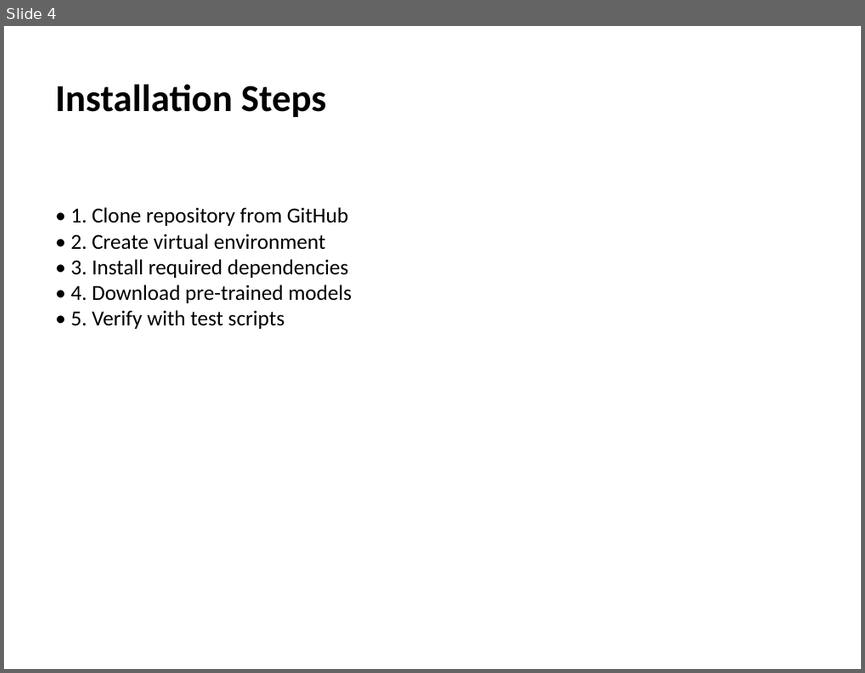
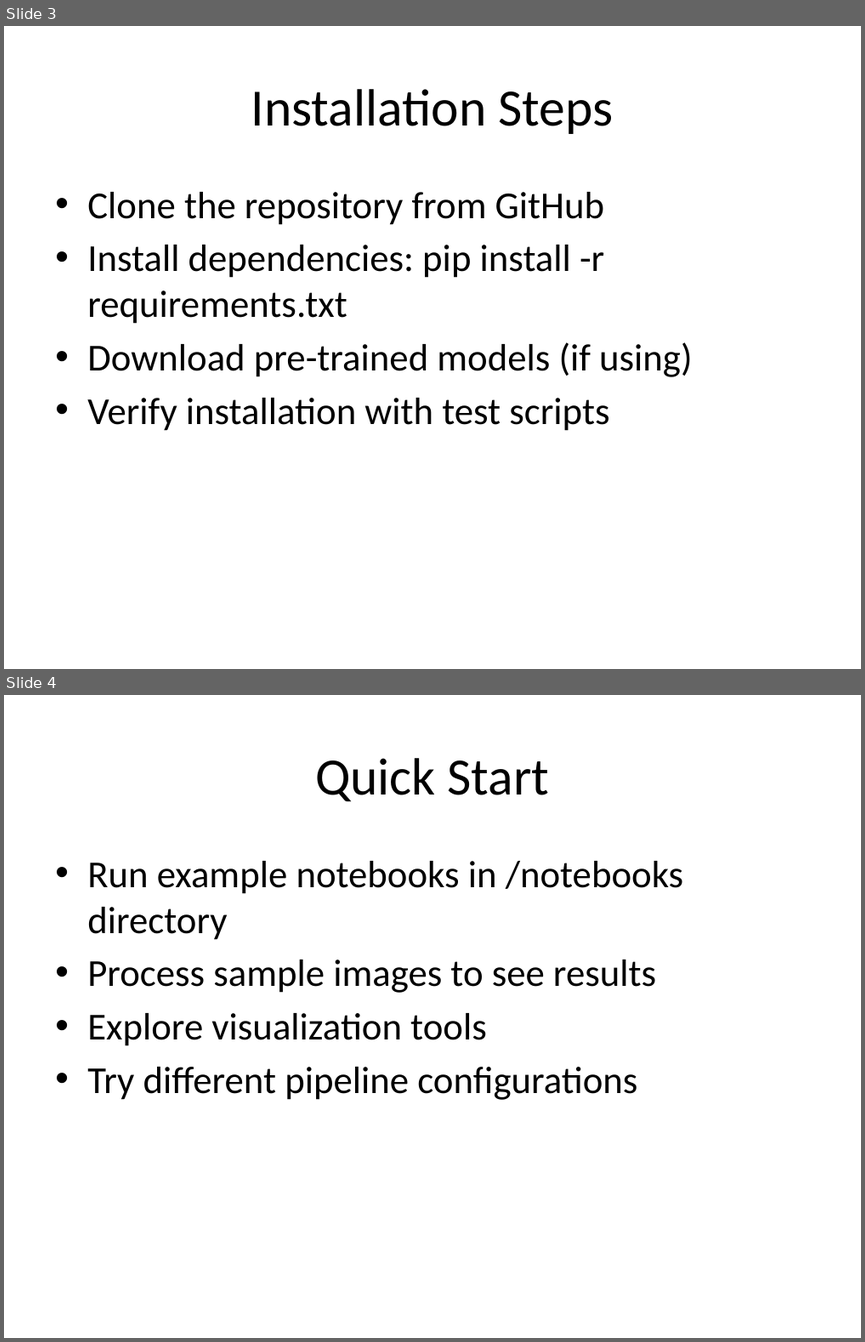
Before and after one commit to RichardScottOZ/powerpoint, a slide deck: examples/comic_analysis_getting_started.pptx. Shown one above the other, each under a label of ours: slide 4 before the commit, slides 3 and 4 after it. The pictures are 865x673 and 865x1342 pixels, drawn with LibreOffice and Linux fonts; fonts in the diff are those of the drawing. Boxes give left, top, right and bottom in pixels: in the first picture for what was removed or moved away, otherwise in the second. Text is boxed around its words. In the diff, an @@ line names an element or a change of style, - is before the commit and + after.

```diff
--- a/examples/comic_analysis_getting_started.pptx
+++ b/examples/comic_analysis_getting_started.pptx
@@ slide 4 added at (4,695,861,1338), background #FFFFFF @@
@@ title added at (315,758,550,801), 44 pt, text #000000 @@
+Quick Start
@@ text added at (87,861,684,1100), 32 pt, text #000000 @@
+• Run example notebooks in /notebooks directory
+• Process sample images to see results
+• Explore visualization tools
+• Try different pipeline configurations
@@ what was slide 4 is now slide 3 @@
@@ slide 3 changed as well @@
@@ title "Installation Steps": place and size @@
-title "Installation Steps" at (55,84,326,117)
+title "Installation Steps" at (251,89,613,134)
@@ title "Installation Steps" at (251,89,613,134): size 32 to 44 pt, bold off; alignment left to centre; vertical alignment top to middle @@
@@ text at (87,192,692,431): text changed; size 18 to 32 pt @@
-• 1. Clone repository from GitHub
-• 2. Create virtual environment
-• 3. Install required dependencies
-• 4. Download pre-trained models
-• 5. Verify with test scripts
+• Clone the repository from GitHub
+• Install dependencies: pip install -r requirements.txt
+• Download pre-trained models (if using)
+• Verify installation with test scripts
```
Also in this commit, not shown: 2 other slides changed, 3 other slides added, 3 slides removed, 16 other files.
